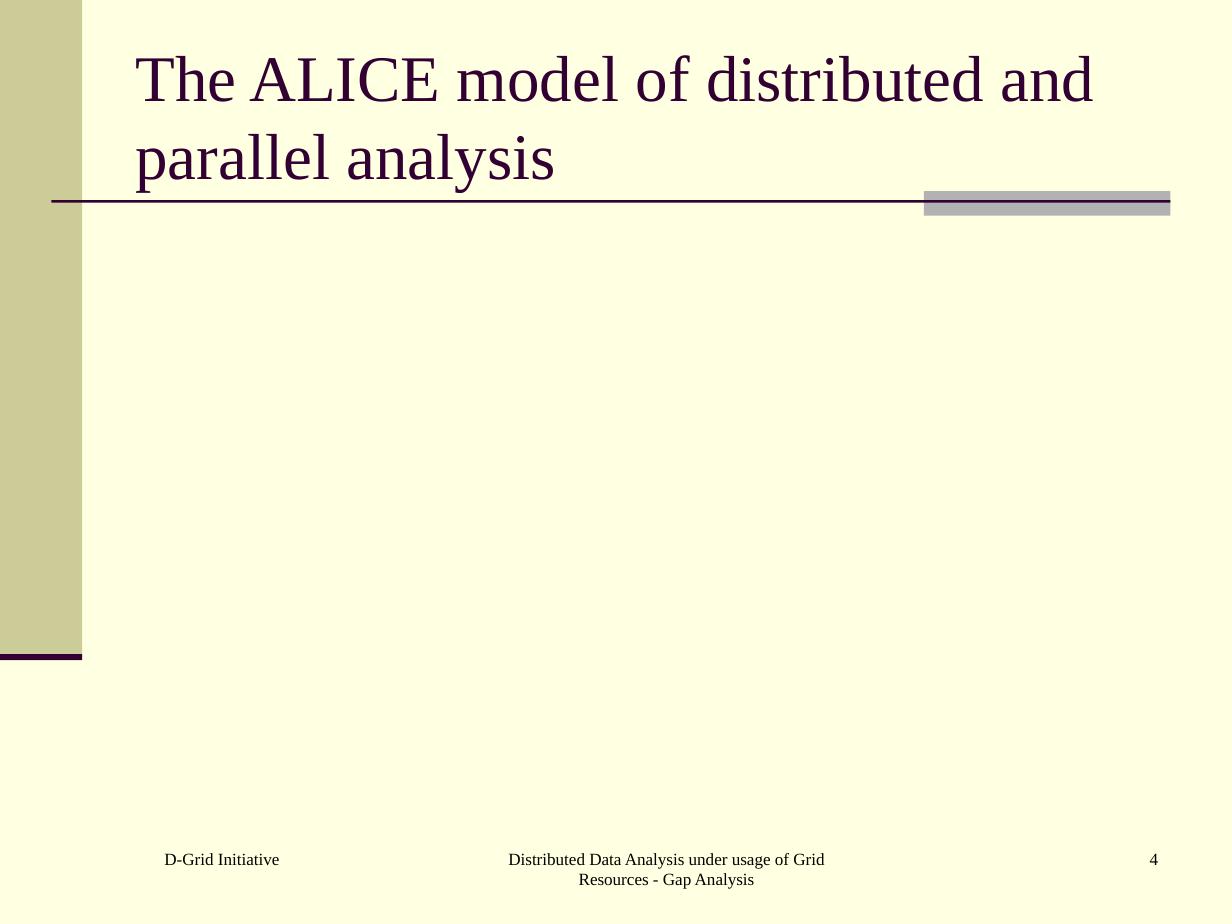
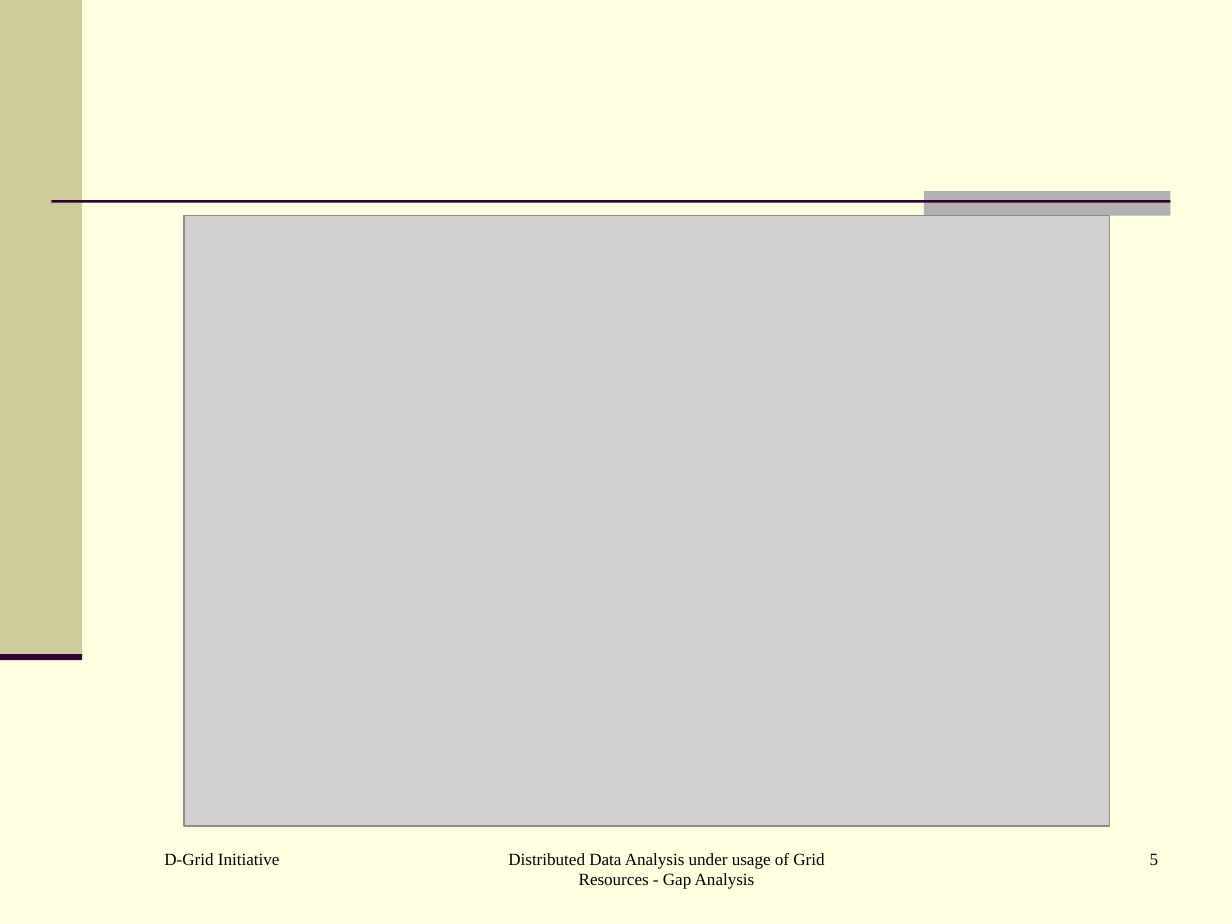
Before and after one commit to AnarManafov/PoDDocumentation, a slide deck: slide 5 of HEPCG-Workshops/2006-Nov/HEPCG-Workshops-2006-Nov.ppt (slide 4 before the commit). Drawn at 1232x924 pixels with LibreOffice and Linux fonts; fonts in the diff are those of the drawing; grey boxes stand for pictures. Boxes give left, top, right and bottom in pixels: in the first picture for what was removed or moved away, otherwise in the second. Text is boxed around its words. In the diff, an @@ line names an element or a change of style, - is before the commit and + after.

```diff
--- a/HEPCG-Workshops/2006-Nov/HEPCG-Workshops-2006-Nov.ppt
+++ b/HEPCG-Workshops/2006-Nov/HEPCG-Workshops-2006-Nov.ppt
@@ title removed at <box>135,55,1094,191</box> @@
-The ALICE model of distributed and parallel analysis
@@ picture added at <box>184,216,1109,825</box> @@
@@ page number at <box>1150,853,1159,865</box>: text changed @@
-4
+5
```
Also in this commit, not shown: 2 other slides changed, 3 slides added.
